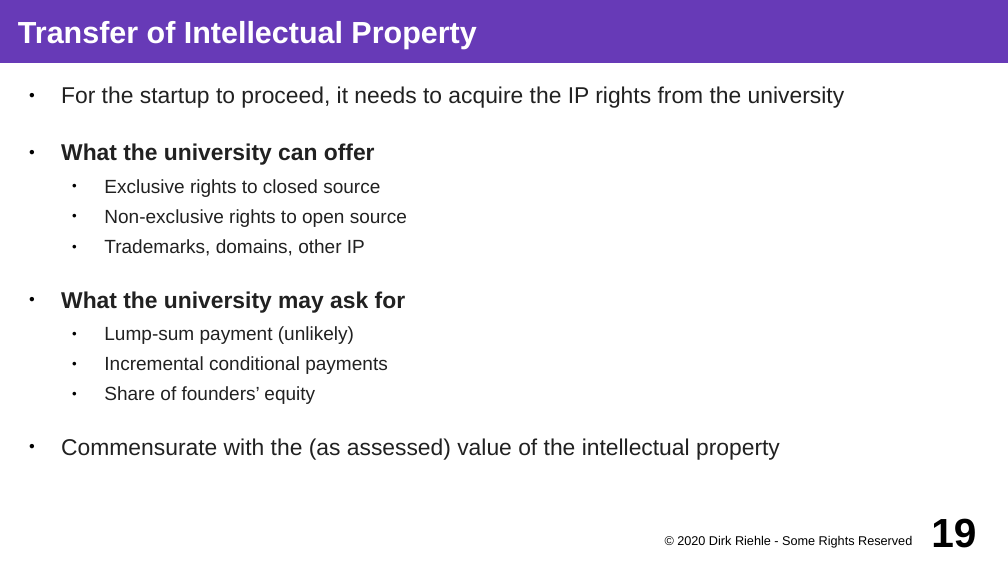
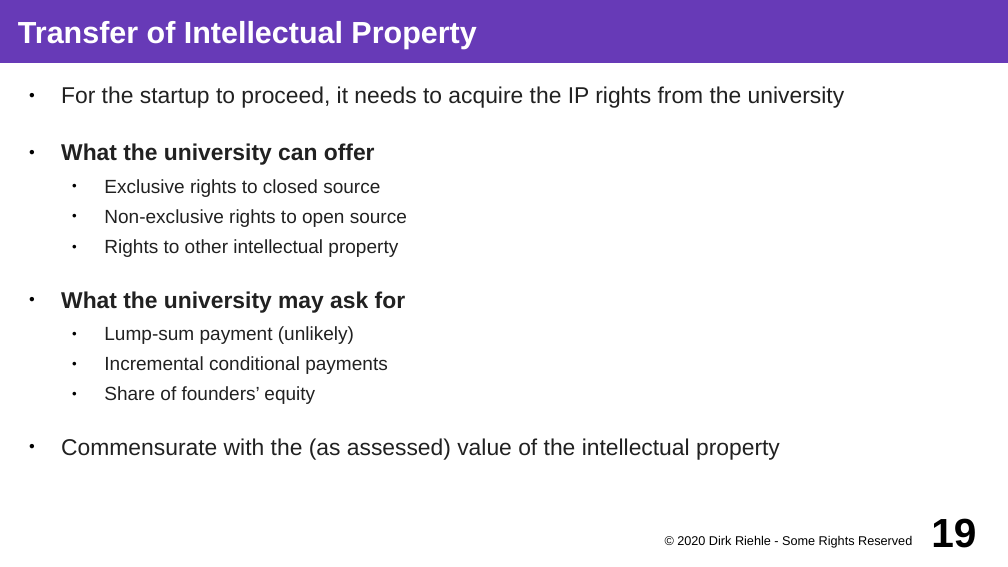
Before and after one commit to dirkriehle/coss-course, a slide deck: slide 19 of Lecture slides/COSS D03 - University Spin-offs.odp. Drawn at 1008x567 pixels with LibreOffice and Linux fonts; fonts in the diff are those of the drawing. Boxes give left, top, right and bottom in pixels: in the first picture for what was removed or moved away, otherwise in the second. Text is boxed around its words. In the diff, an @@ line names an element or a change of style, - is before the commit and + after.

```diff
--- a/Lecture slides/COSS D03 - University Spin-offs.odp
+++ b/Lecture slides/COSS D03 - University Spin-offs.odp
@@ text at (104, 239, 398, 257): text changed @@
-  ● Trademarks, domains, other IP
+  ● Rights to other intellectual property
```
Also in this commit, not shown: 1 other slide changed, 23 other files.
